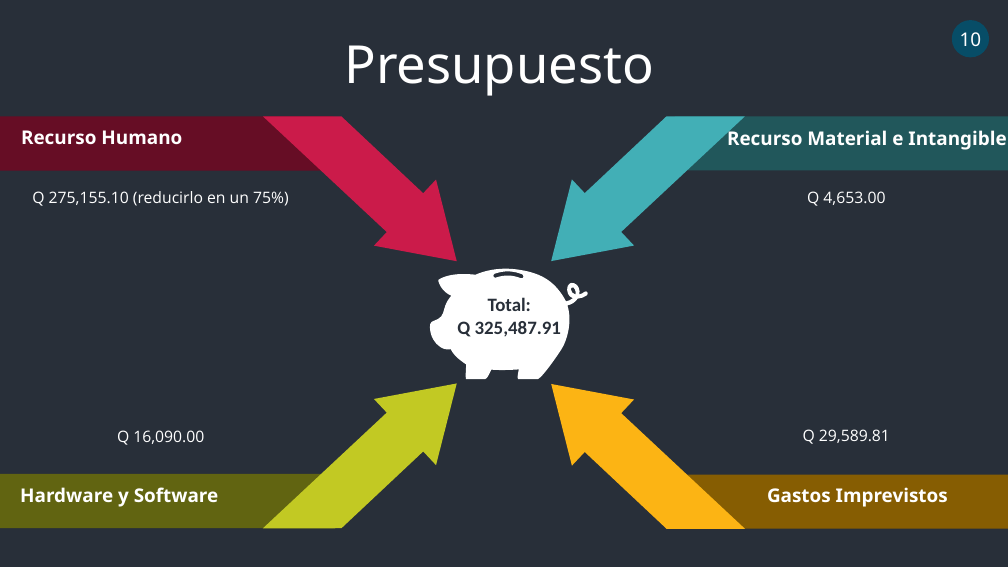
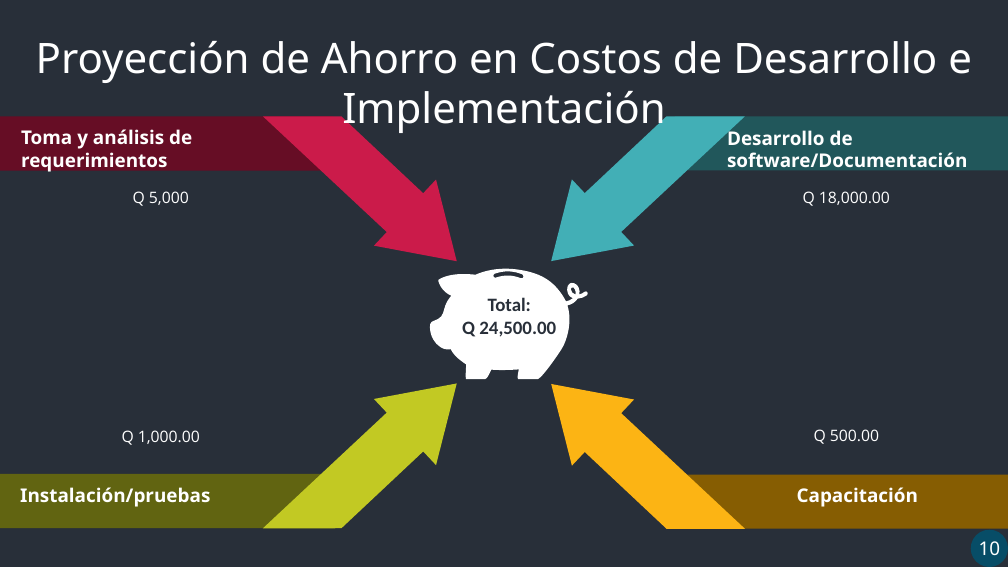
Before and after one commit to Giovanni-Rivera/PROYECTO_GRADUACION_2, a slide deck: slide 10 of PresentacionPDG2 5990-15-1366.pptx. Drawn at 1008x567 pixels with LibreOffice and Linux fonts; fonts in the diff are those of the drawing. Boxes give left, top, right and bottom in pixels: in the first picture for what was removed or moved away, otherwise in the second. Text is boxed around its words. In the diff, an @@ line names an element or a change of style, - is before the commit and + after.

```diff
--- a/PresentacionPDG2 5990-15-1366.pptx
+++ b/PresentacionPDG2 5990-15-1366.pptx
@@ text at [36, 41, 972, 135]: text changed; size 50 to 40 pt @@
-Presupuesto
+Proyección de Ahorro en Costos de Desarrollo e Implementación
@@ text at [21, 129, 192, 173]: text changed @@
-Recurso Humano
+Toma y análisis de requerimientos
@@ text at [727, 127, 967, 167]: text changed @@
-Recurso Material e Intangible
+Desarrollo de software/Documentación
@@ text at [133, 191, 189, 206]: text changed @@
-Q 275,155.10 (reducirlo en un 75%)
+Q 5,000
@@ text at [803, 191, 890, 206]: text changed @@
-Q 4,653.00
+Q 18,000.00
@@ text in freeform shape at [462, 321, 556, 337]: text changed @@
-Q 325,487.91
+Q 24,500.00
@@ text at [122, 430, 200, 445]: text changed @@
-Q 16,090.00
+Q 1,000.00
@@ text at [814, 429, 879, 444]: text changed @@
-Q 29,589.81
+Q 500.00
@@ text at [20, 487, 210, 507]: text changed @@
-Hardware y Software
+Instalación/pruebas
@@ text at [797, 487, 918, 507]: text changed @@
-Gastos Imprevistos
+Capacitación
@@ ellipse "10": place and size @@
-ellipse "10" at [952, 20, 989, 57]
+ellipse "10" at [971, 530, 1008, 567]
```
Also in this commit, not shown: 1 other slide changed, 14 other files.
